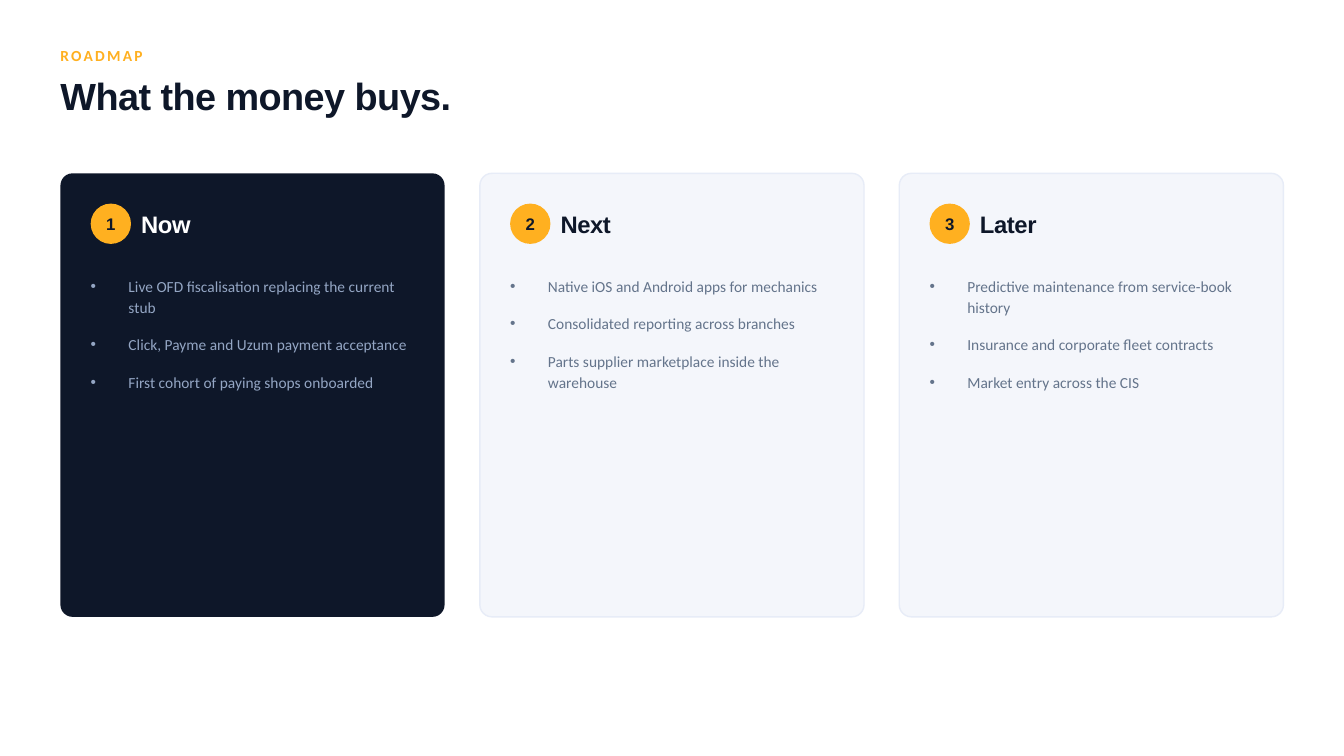
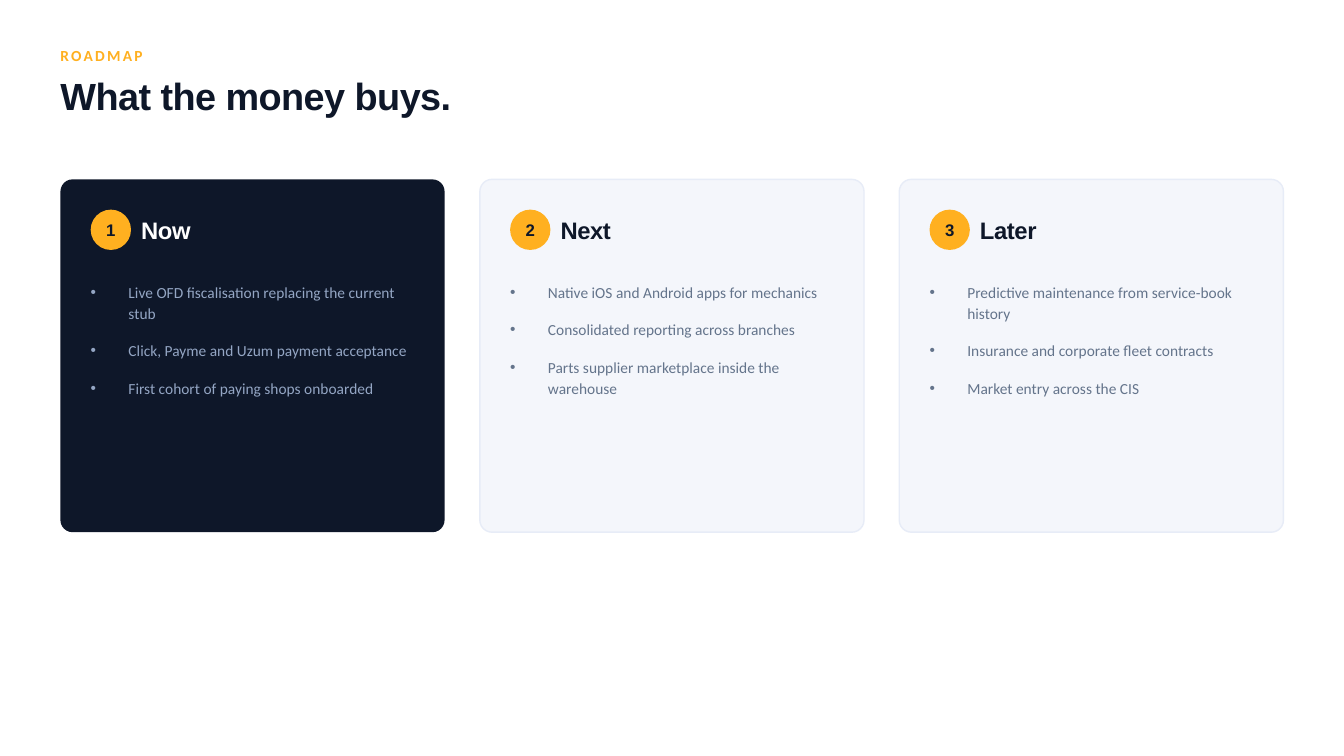
Before and after one commit to avtoms/avtoms-web, a slide deck: slide 14 of docs/pitch/AvtoNazorat-Pitch-EN.pptx. Drawn at 1344x756 pixels with LibreOffice and Linux fonts; fonts in the diff are those of the drawing. Boxes give left, top, right and bottom in pixels: in the first picture for what was removed or moved away, otherwise in the second. Text is boxed around its words. In the diff, an @@ line names an element or a change of style, - is before the commit and + after.

```diff
--- a/docs/pitch/AvtoNazorat-Pitch-EN.pptx
+++ b/docs/pitch/AvtoNazorat-Pitch-EN.pptx
@@ rounded rectangle: place and size @@
-rounded rectangle at [60,173,445,617]
+rounded rectangle at [60,179,445,532]
@@ rounded rectangle: place and size @@
-rounded rectangle at [480,173,864,617]
+rounded rectangle at [480,179,864,532]
@@ proportions changed in 3 elements at [60,179,445,532], [480,179,864,532], [899,179,1284,532] @@
@@ rounded rectangle: place and size @@
-rounded rectangle at [899,173,1284,617]
+rounded rectangle at [899,179,1284,532]
@@ 6 texts, 3 ellipses: place and size @@
-6 texts, 3 ellipses at [91,204,1037,244]
+6 texts, 3 ellipses at [91,210,1037,250]
@@ text "Live OFD fiscalisation replacing the ...": place and size @@
-text "Live OFD fiscalisation replacing the ..." at [128,281,407,391]
+text "Live OFD fiscalisation replacing the ..." at [128,287,407,397]
@@ text "Native iOS and Android apps ...": place and size @@
-text "Native iOS and Android apps ..." at [548,281,817,388]
+text "Native iOS and Android apps ..." at [548,287,817,394]
@@ text "Predictive maintenance from service-book history": place and size @@
-text "Predictive maintenance from service-book history" at [967,281,1232,391]
+text "Predictive maintenance from service-book history" at [967,287,1232,397]
```
Also in this commit, not shown: 2 other slides changed, 8 other files.
